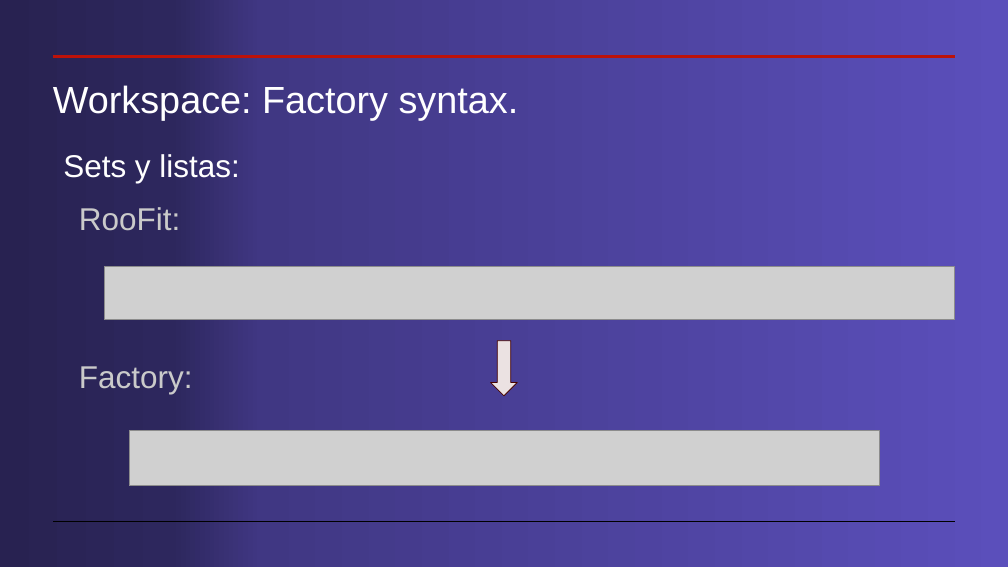
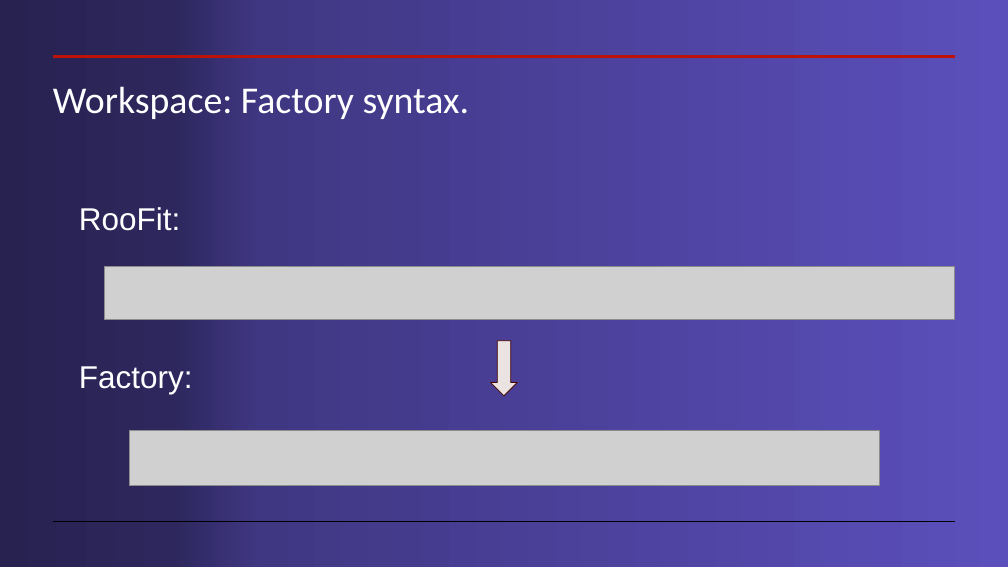
Before and after one commit to cdavidgutierrez/ProyectoFinal_CERN_ROOT, a slide deck: slide 11 of Workspaces en root.pptx (slide 10 before the commit). Drawn at 1008x567 pixels with LibreOffice and Linux fonts; fonts in the diff are those of the drawing; grey boxes stand for pictures. Boxes give left, top, right and bottom in pixels: in the first picture for what was removed or moved away, otherwise in the second. Text is boxed around its words. In the diff, an @@ line names an element or a change of style, - is before the commit and + after.

```diff
--- a/Workspaces en root.pptx
+++ b/Workspaces en root.pptx
@@ title "Workspace: Factory syntax." at [53,86,470,119]: font Arial to Calibri @@
@@ text removed at [63,154,239,183] @@
-Sets y listas:
@@ text "RooFit:" at [79,207,180,231]: text colour #CACACA to #FFFFFF @@
@@ text "Factory:" at [79,366,193,394]: text colour #CACACA to #FFFFFF @@
```
Also in this commit, not shown: 16 other slides changed, 5 slides added, 1 slide removed.
